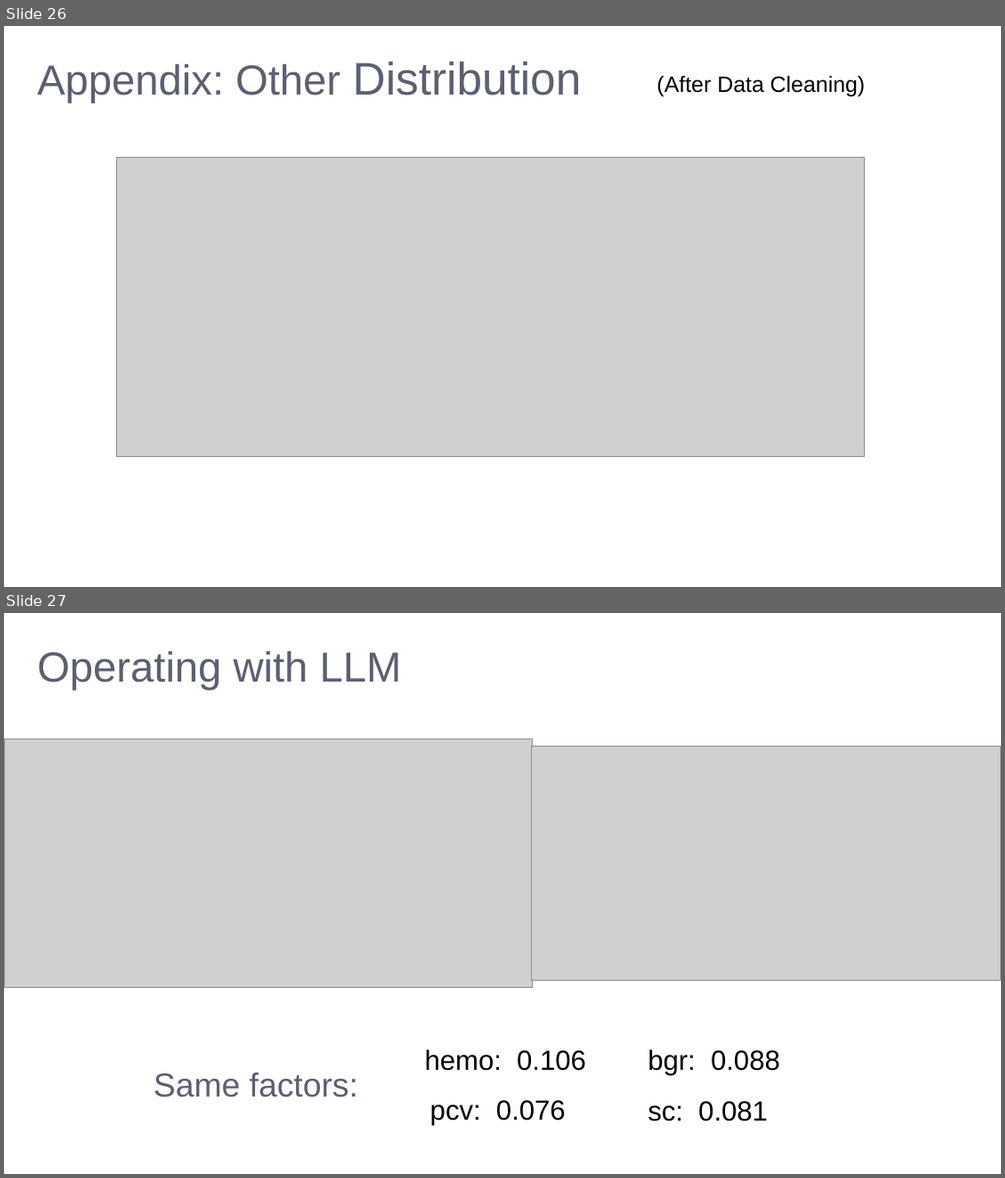
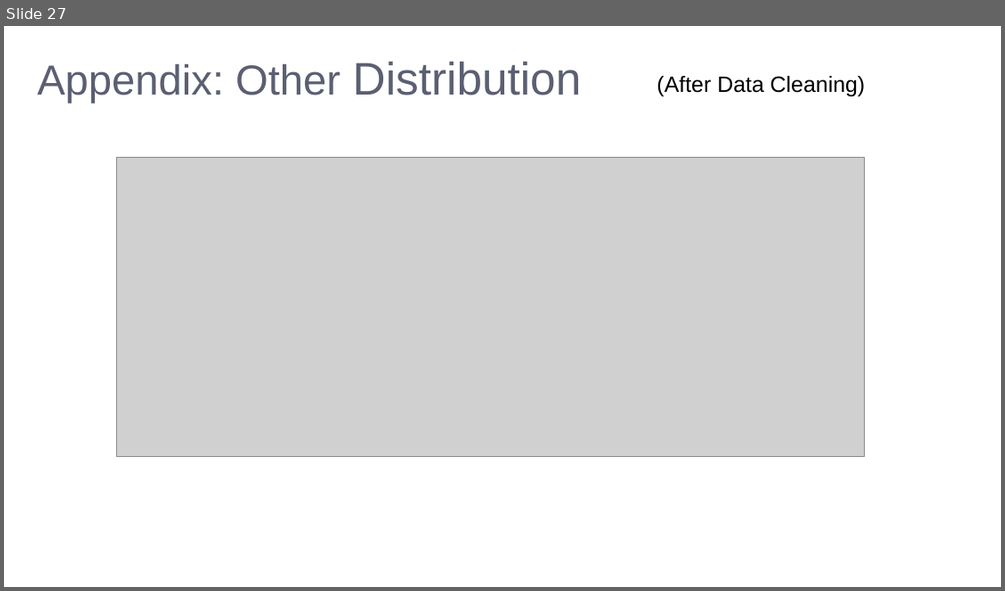
Before and after one commit to LeeMoofon0222/Vizuro_Intern, a slide deck: ckd_process/kidney_disease_ppt.pptx. Shown one above the other, each under a label of ours: slides 26 and 27 before the commit, slide 27 after it. The pictures are 1005x1178 and 1005x591 pixels, drawn with LibreOffice and Linux fonts; fonts in the diff are those of the drawing; grey boxes stand for pictures; background and template pictures are left out. Boxes give left, top, right and bottom in pixels: in the first picture for what was removed or moved away, otherwise in the second. Text is boxed around its words. In the diff, an @@ line names an element or a change of style, - is before the commit and + after.

```diff
--- a/ckd_process/kidney_disease_ppt.pptx
+++ b/ckd_process/kidney_disease_ppt.pptx
@@ slide 27 removed at <box>4,613,1001,1174</box>, background picture (left out) @@
@@ freeform shape removed at <box>4,613,1001,1174</box> @@
@@ text removed at <box>37,651,402,690</box> @@
-Operating with LLM
@@ picture removed at <box>4,738,533,987</box> @@
@@ picture removed at <box>531,747,1000,980</box> @@
@@ text removed at <box>425,1049,586,1070</box> @@
-hemo: 0.106
@@ text removed at <box>647,1049,780,1076</box> @@
-bgr: 0.088
@@ text removed at <box>154,1072,358,1097</box> @@
-Same factors:
@@ text removed at <box>430,1100,566,1125</box> @@
-pcv: 0.076
@@ text removed at <box>647,1101,768,1121</box> @@
-sc: 0.081
@@ what was slide 26 is now slide 27 @@
```
Also in this commit, not shown: 2 slides changed, 1 slide added, 22 other files.
